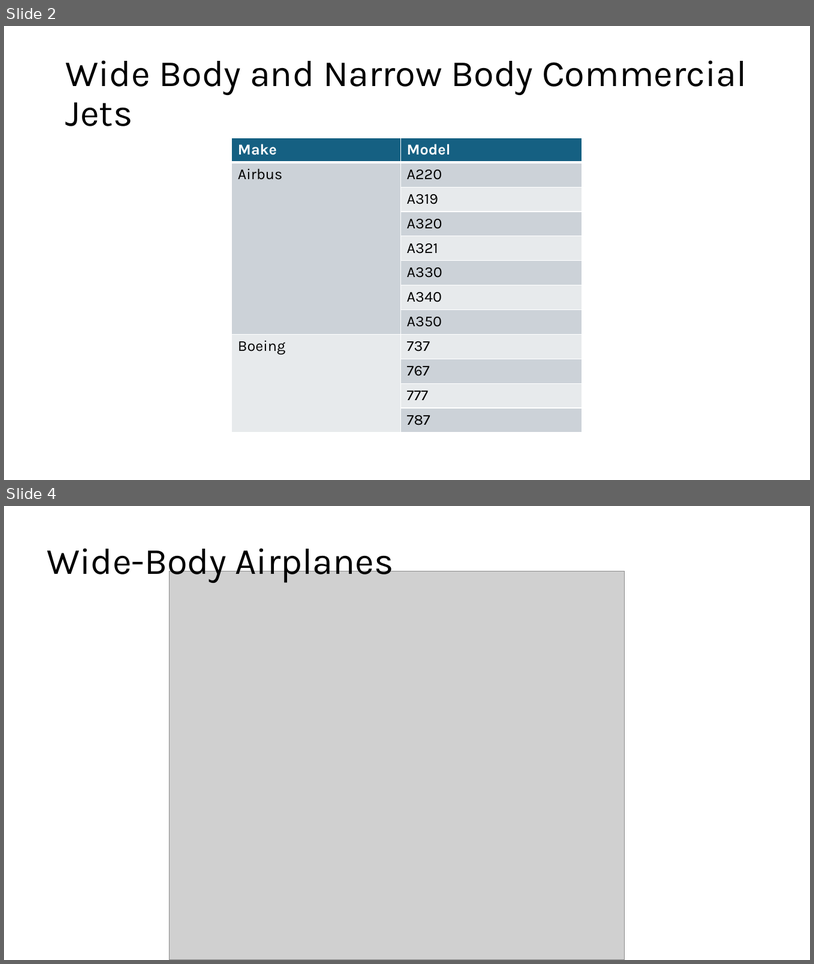
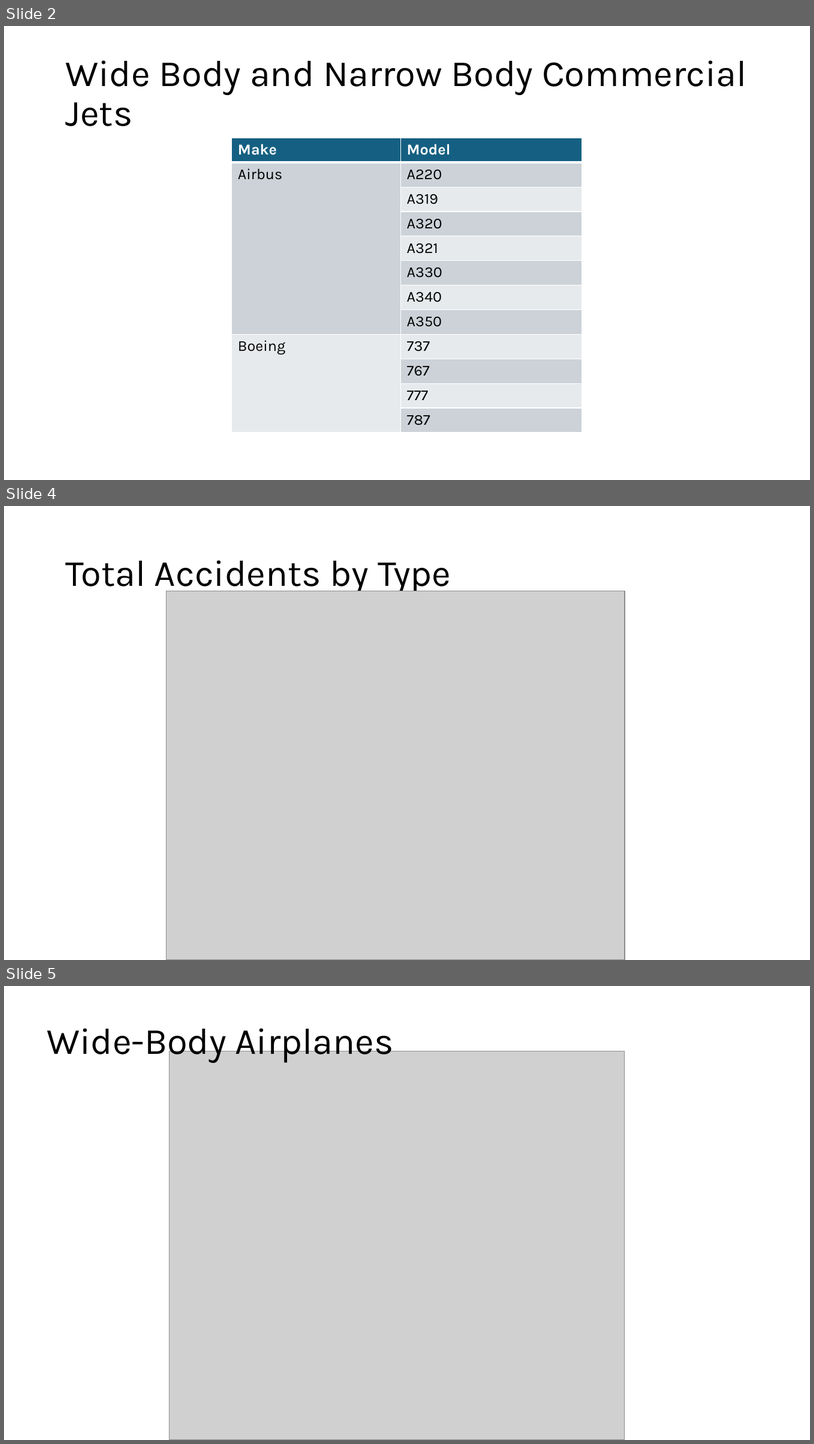
Before and after one commit to jgoett2/AirplaneRecommendations, a slide deck: Presentation.pptx. Shown one above the other, each under a label of ours: slides 2 and 4 before the commit, slides 2, 4 and 5 after it; the slides between them are not shown. The pictures are 814x964 and 814x1444 pixels, drawn with LibreOffice and Linux fonts; fonts in the diff are those of the drawing; grey boxes stand for pictures. Boxes give left, top, right and bottom in pixels: in the first picture for what was removed or moved away, otherwise in the second. Text is boxed around its words. In the diff, an @@ line names an element or a change of style, - is before the commit and + after.

```diff
--- a/Presentation.pptx
+++ b/Presentation.pptx
@@ slide 4 added at <box>4,506,810,960</box>, background #FFFFFF @@
@@ title added at <box>65,560,451,595</box>, 44 pt, text #000000 @@
+Total Accidents by Type
@@ picture added at <box>166,591,624,960</box> @@
@@ what was slide 4 is now slide 5 @@
```
Also in this commit, not shown: 5 other slides added, 3 slides removed, 1 other file.
